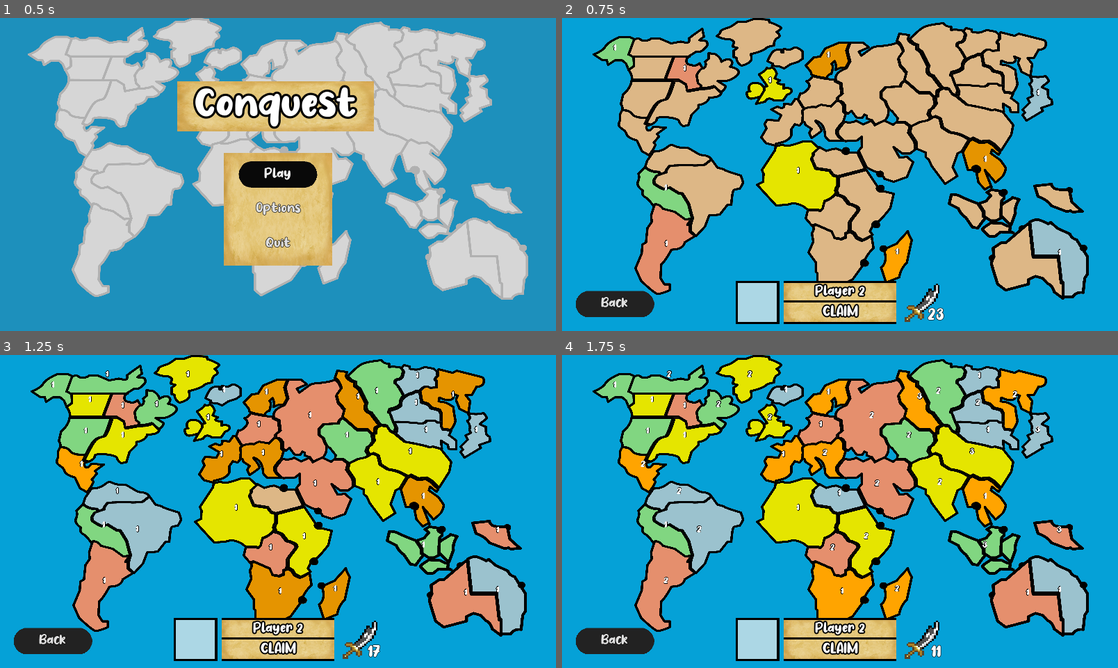
Above: before the commit, frames 1-4 (two rows, left to right).
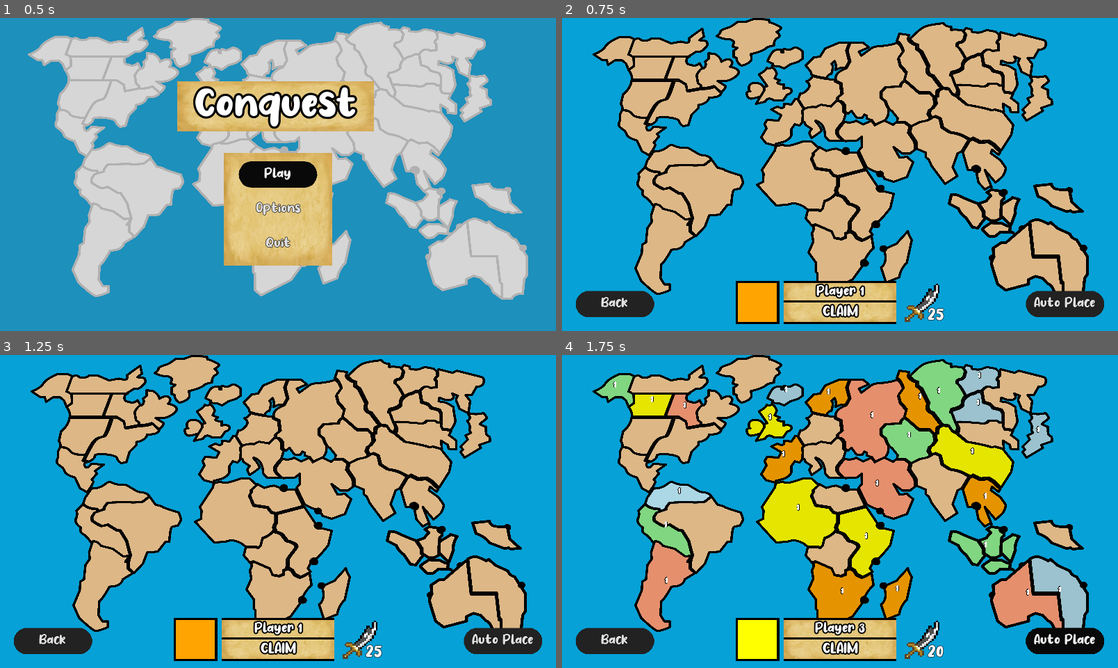
Above: after the commit, the same moments.

Repository: argosopentech/Conquest
Game: Godot game, scene res://Source/Main/Main.tscn
Two runs of this game, one before a commit and one after it. Both use one fixed random seed, a clock stepped at 60 frames per second and the inputs below.
Inputs (mouse positions are in pixels of both pictures, inside the frame that each line leads up to):
- Up to frame 1 (0.5 s): no input
- Up to frame 2 (0.75 s): click "Play" at 0.5 s
- Up to frame 3 (1.25 s): no input
- Up to frame 4 (1.75 s): click (1062, 639) at 1.25 s, where only the run after the commit has a clickable "Auto Place"

Frame 1 is identical in both runs. In frame 2, 9.9% of the frame differs, in the area x 6-98%, y 6-98%; in frame 3, 34%, in the area x 6-98%, y 0-98%; in frame 4, 16%.

Commit message:
Attack State Enter and Auto Place Button

Diff:
--- a/Source/Gameplay/Game/Game.gd
+++ b/Source/Gameplay/Game/Game.gd
@@ -10,7 +10,7 @@
 var occupied_countries = 0
 var total_countries = 42
 var number_of_players_placed_all_troops = 0
-var auto_place = true
+var auto_place = false
 
 func _ready():
 	setup()
@@ -49,6 +49,10 @@
 		if troops_before < country.troops:
 			placed = true
 
+func auto_place_turned_on():
+	auto_place = true
+	auto_place_troops()
+
 func _input(event):
 	if event.is_action_pressed("quit"):
 		quit()
--- a/Source/Gameplay/Game/Game.tscn
+++ b/Source/Gameplay/Game/Game.tscn
@@ -70,6 +70,17 @@
 margin_bottom = -32.0
 text = "Back"
 
+[node name="AutoPlace" parent="HUD" instance=ExtResource( 6 )]
+anchor_left = 1.0
+anchor_top = 1.0
+anchor_right = 1.0
+anchor_bottom = 1.0
+margin_left = -212.0
+margin_top = -92.0
+margin_right = -32.0
+margin_bottom = -32.0
+text = "Auto Place"
+
 [node name="PlayersQueue" parent="." instance=ExtResource( 4 )]
 
 [node name="1" parent="PlayersQueue" instance=ExtResource( 5 )]
@@ -218,6 +229,7 @@
 position = Vector2( 958.998, 59.45 )
 
 [connection signal="pressed" from="HUD/Quit" to="." method="quit"]
+[connection signal="pressed" from="HUD/AutoPlace" to="." method="auto_place_turned_on"]
 [connection signal="active_player_changed" from="PlayersQueue" to="." method="active_player_changed"]
 
 [editable path="Background"]
--- a/Source/Gameplay/StateMachine/CountryStates/ActiveState.gd
+++ b/Source/Gameplay/StateMachine/CountryStates/ActiveState.gd
@@ -28,6 +28,18 @@
 	if new_player.player_state is PlacementState or new_player.player_state is FortifyState:
 		if country.occupier and country.occupier != new_player:
 			return country_states.in_active.new()
+	if new_player.player_state is AttackState:
+		if country.occupier != new_player:
+			return country_states.in_active.new()
+		if country.troops == 1:
+			return country_states.in_active.new()
+		var has_enemy = false
+		if country:
+			for bordering_country in GamePlay.bordering_countries[country.name]:
+				if bordering_country.occupier != new_player:
+					has_enemy = true
+			if not has_enemy:
+				return country_states.in_active.new()
 
 func get_class():
 	return "Active State"
--- a/Source/Gameplay/StateMachine/CountryStates/InActiveState.gd
+++ b/Source/Gameplay/StateMachine/CountryStates/InActiveState.gd
@@ -21,6 +21,14 @@
 	if new_player.player_state is PlacementState or new_player.player_state is FortifyState:
 		if country.occupier == new_player and GamePlay.game.all_countries_occupied():
 			return country_states.active.new()
+	if new_player.player_state is AttackState:
+		if country.occupier == new_player and country.troops > 1:
+			var has_enemy = false
+			for country in GamePlay.bordering_countries[country.name]:
+				if country.occupier != new_player:
+					has_enemy = true
+			if has_enemy:
+				return country_states.active.new()
 
 func get_class():
 	return "In-Active State"
--- a/Source/Gameplay/StateMachine/PlayerStates/AttackState.gd
+++ b/Source/Gameplay/StateMachine/PlayerStates/AttackState.gd
@@ -7,6 +7,8 @@
 func enter(player: Player):
 	.enter(player)
 	player.hud.set_player_state(get_class())
+	for country in player.countries:
+		country.active_player_changed(player)
 
 func handle_input(player: Player, input: InputEvent):
 	return null
--- a/Source/Gameplay/game_play.gd
+++ b/Source/Gameplay/game_play.gd
@@ -22,7 +22,7 @@
 	"Alberta": ["Alaska", "NorthwestTerritory", "Ontario", "WesternUnitedStates"],
 	"Argentina": ["Brazil", "Peru"],
 	"Brazil": ["Argentina", "Peru", "Venezuela"],
-	"CentralAmerica": ["EesternUnitedStates", "WesternUnitedStates", "Venezuela"],
+	"CentralAmerica": ["EasternUnitedStates", "WesternUnitedStates", "Venezuela"],
 	"China": ["India", "Afghanistan", "Mongolia", "Siberia", "Ural", "Siam"],
 	"Congo": ["NorthAfrica", "EastAfrica", "SouthAfrica"],
 	"EastAfrica": ["NorthAfrica", "Congo", "SouthAfrica", "Madagascar", "Egypt"],
@@ -40,7 +40,7 @@
 	"Madagascar": ["SouthAfrica", "EastAfrica"],
 	"MiddleEast": ["Egypt", "EastAfrica", "SouthernEurope", "Ukraine", "Afghanistan", "India"],
 	"Mongolia": ["China", "Japan", "Siberia", "Irkutsk", "Kamchatka"],
-	"NewGuinea": ["WesternAustralia", "EesternAustralia", "Indonesia"],
+	"NewGuinea": ["WesternAustralia", "EasternAustralia", "Indonesia"],
 	"NorthAfrica": ["Brazil", "Congo", "EastAfrica", "Egypt", "SouthernEurope", "WesternEurope"],
 	"NorthernEurope": ["GreatBritain", "Ukraine", "Scandinavia", "SouthernEurope", "WesternEurope"],
 	"NorthwestTerritory": ["Alaska", "Greenland", "Alberta", "Ontario"],
@@ -55,7 +55,7 @@
 	"Ukraine": ["Afghanistan", "Scandinavia", "MiddleEast", "Ural", "NorthernEurope", "SouthernEurope"],
 	"Ural": ["Afghanistan", "China", "Siberia", "Ukraine"],
 	"Venezuela": ["Brazil", "Peru", "CentralAmerica"],
-	"WesternAustralia": ["EesternAustralia", "NewGuinea", "Indonesia"],
+	"WesternAustralia": ["EasternAustralia", "NewGuinea", "Indonesia"],
 	"WesternEurope": ["NorthAfrica", "GreatBritain", "NorthernEurope", "SouthernEurope"],
 	"WesternUnitedStates": ["Alberta", "Ontario", "EasternUnitedStates", "CentralAmerica"],
 	"Yakutsk": ["Kamchatka", "Irkutsk", "Siberia"],
